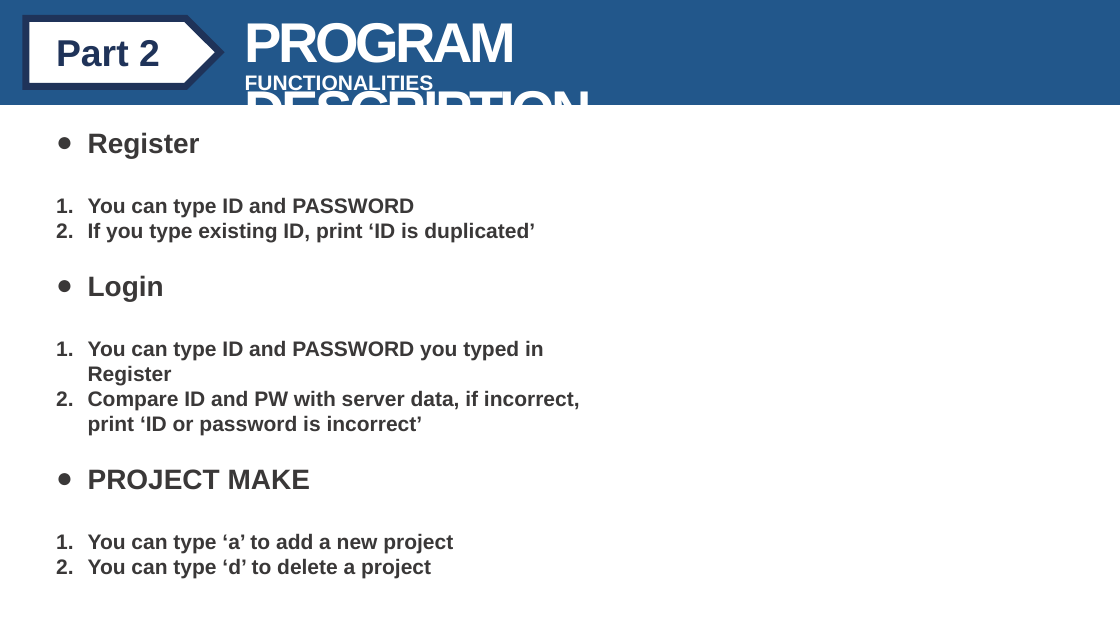
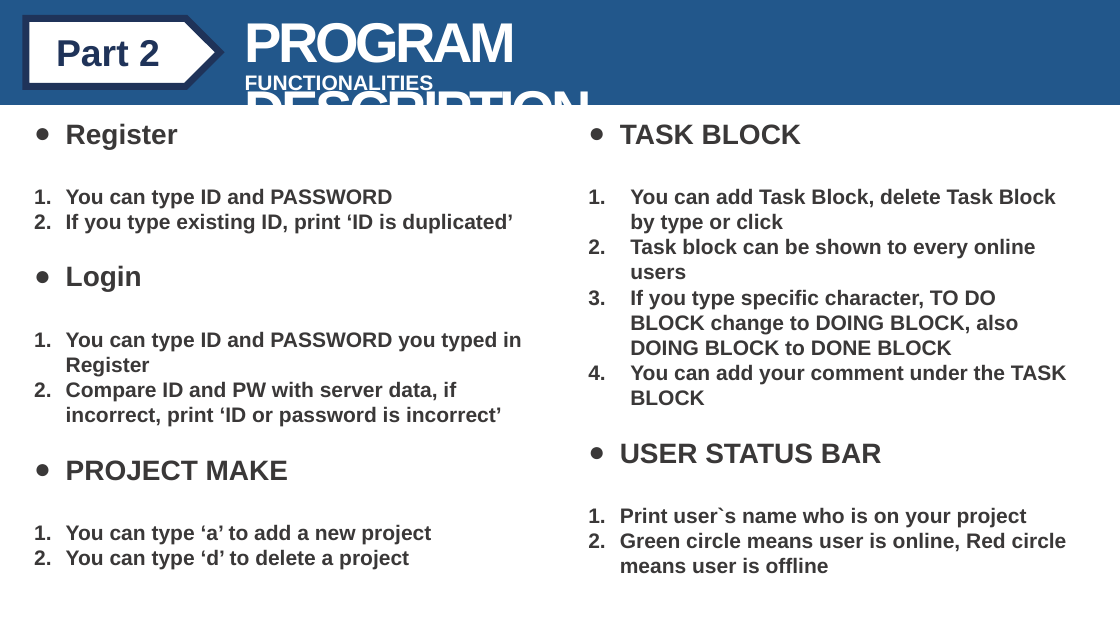
Before and after one commit to sysprogramming/sysproj, a slide deck: slide 10 of TEAM 11.pptx. Drawn at 1120x630 pixels with LibreOffice and Linux fonts; fonts in the diff are those of the drawing. Boxes give left, top, right and bottom in pixels: in the first picture for what was removed or moved away, otherwise in the second. Text is boxed around its words. In the diff, an @@ line names an element or a change of style, - is before the commit and + after.

```diff
--- a/TEAM 11.pptx
+++ b/TEAM 11.pptx
@@ text "Register" rewrapped from <box>88,132,580,579</box> to <box>66,123,522,570</box> @@
@@ text added at <box>620,124,1067,573</box>, 18 pt, text #3A3838, bold @@
+● TASK BLOCK
+1. You can add Task Block, delete Task Block by type or click
+2. Task block can be shown to every online users
+3. If you type specific character, TO DO BLOCK change to DOING BLOCK, also DOING BLOCK to DONE BLOCK
+4. You can add your comment under the TASK BLOCK
+● USER STATUS BAR
+1. Print user`s name who is on your project
+2. Green circle means user is online, Red circle means user is offline
```
Also in this commit, not shown: 2 other slides changed, 1 slide added.
